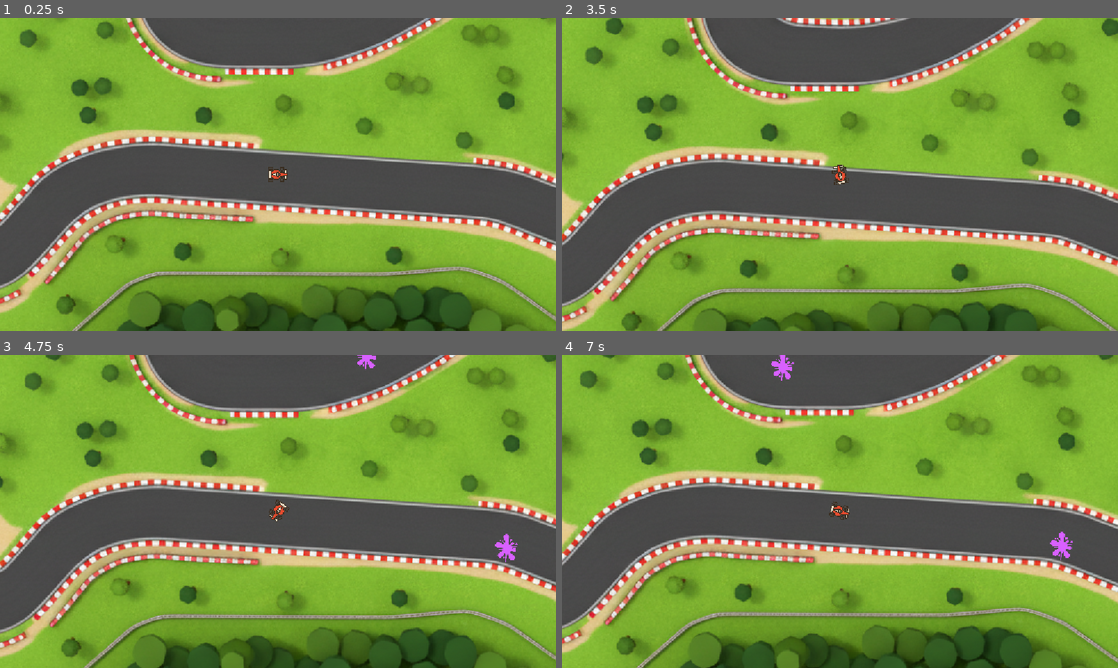
Above: before the commit, frames 1-4 (two rows, left to right).
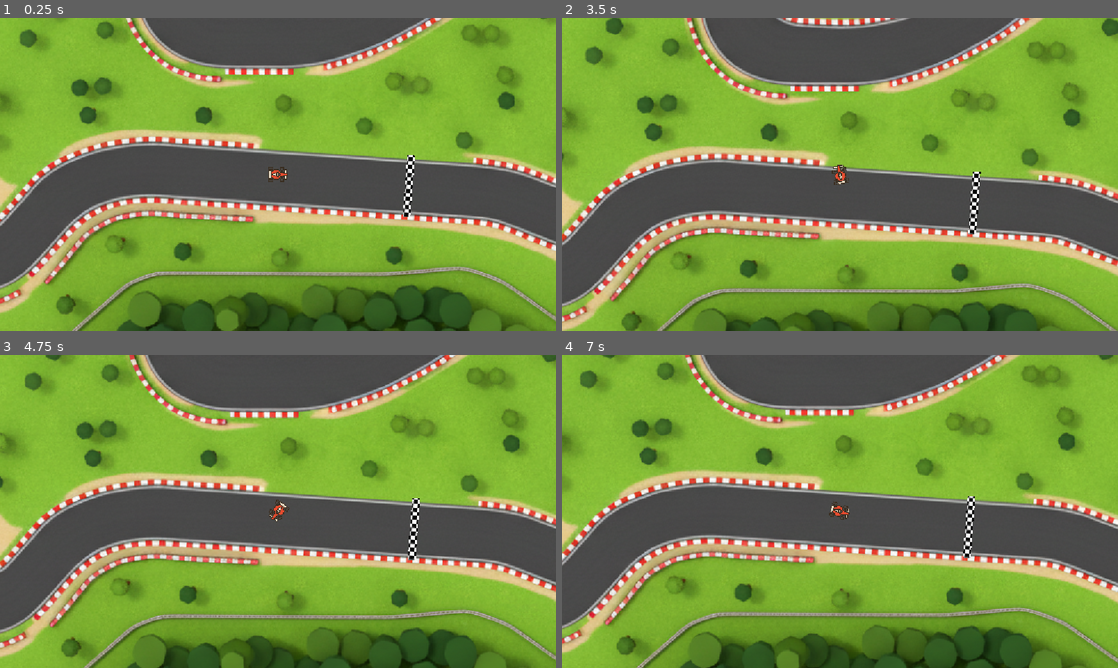
Above: after the commit, the same moments.

Repository: Pascal-Casier/godot-super-sprint-starter-main
Game: Godot game, scene res://Scenes/Track/Track.tscn
Same seed, same stepped clock (60 frames per second), same inputs: the game is played once before the commit and once after it.
Inputs:
- Up to frame 1 (0.25 s): no input
- Up to frame 2 (3.5 s): tap Enter at 0.5, 2 s; hold Right (ui_right) 0.53-1.28 s; tap Space at 1.25, 2.75 s; hold Left (ui_left) 1.28-2.03 s; hold Right (ui_right) 2.03-2.78 s; hold Up (ui_up) from 2.78 s (still down)
- Up to frame 3 (4.75 s): release Up (ui_up) at 3.53 s; hold Left (ui_left) from 3.53 s (still down)
- Up to frame 4 (7 s): tap Enter at 5.75 s; release Left (ui_left) at 5.78 s; hold Right (ui_right) 5.78-6.53 s; tap Space at 6.5 s; hold Up (ui_up) from 6.53 s (still down)

The runs differ from the first frame. In frame 1, 0.3% of the frame differs, in the area x 72-75%, y 43-64%; in frame 2, 0.3%; in frame 3, 0.5%; in frame 4, 0.6%, in the area x 37-92%, y 0-66%.

Commit message:
fin video 6

Diff:
--- a/Scenes/Car/Car.gd
+++ b/Scenes/Car/Car.gd
@@ -22,10 +22,15 @@
 var _slip_tween : Tween
 var _bounce_target : Vector2 = Vector2.ZERO
 var _state : CarState = CarState.DRIVING
+var _verifications_count : int = 0
+var _verifications_passed : Array[int] = []
 
 func _ready() -> void:
 	pass # Replace with function body.
 
+func setup(vc : int) -> void:
+	_verifications_count = vc
+	pass
 # Called every frame. 'delta' is the elapsed time since the previous frame.
 func _process(_delta: float) -> void:
 	_throttle = Input.get_action_strength("ui_up")
@@ -126,3 +131,12 @@
 	if _state == CarState.BOUNCING: return
 	change_state(CarState.SLIPPING)
 #endregion
+
+func lap_completed() -> void:
+	if _verifications_count == _verifications_passed.size():
+		print ("lap completed")
+		_verifications_passed.clear()
+
+func hit_verification(verification_id : int) -> void:
+	if verification_id not in _verifications_passed:
+		_verifications_passed.append(verification_id)
--- a/Scenes/Track/Track.gd
+++ b/Scenes/Track/Track.gd
@@ -3,11 +3,16 @@
 class_name Track
 
 @onready var track_path: Path2D = $TrackPath
+@onready var verifications_holder: Node = $VerificationsHolder
+@onready var cars_holder: Node = $CarsHolder
 
 var _track_curve : Curve2D
 
 func _ready() -> void:
 	_track_curve = track_path.curve
+	for car in cars_holder.get_children():
+		if car is Car:
+			car.setup(verifications_holder.get_children().size())
 
 func get_direction_to_path(from_pos : Vector2) -> Vector2:
 	var closest_offset : float = _track_curve.get_closest_offset(from_pos)
@@ -17,3 +22,8 @@
 func _on_track_collision_area_entered(area: Area2D) -> void:
 	if area is Car :
 		area.hit_boundary(get_direction_to_path(area.position))
+
+
+func _on_start_line_area_entered(area: Area2D) -> void:
+	if area is Car:
+		area.lap_completed()
--- a/Scenes/Track/Track.tscn
+++ b/Scenes/Track/Track.tscn
@@ -1,16 +1,21 @@
-[gd_scene load_steps=7 format=3 uid="uid://gqdstw6n42rk"]
+[gd_scene load_steps=10 format=3 uid="uid://gqdstw6n42rk"]
 
 [ext_resource type="Script" uid="uid://e256etg8nsqi" path="res://Scenes/Track/Track.gd" id="1_0do6f"]
 [ext_resource type="Texture2D" uid="uid://2msta3ane5h5" path="res://Assets/Images/WaterBg.png" id="1_okhpi"]
 [ext_resource type="Texture2D" uid="uid://xvjcmagfi6d2" path="res://Assets/Images/track-craft-professional-1766859469981.png" id="2_0ld5s"]
 [ext_resource type="PackedScene" uid="uid://cg1mlwxhlujj2" path="res://Scenes/Car/Car.tscn" id="3_0ld5s"]
 [ext_resource type="PackedScene" uid="uid://1olejsy54lgw" path="res://Scenes/OilDropper/OilDropper.tscn" id="5_vfgym"]
+[ext_resource type="Texture2D" uid="uid://dec3bup5l0rha" path="res://Assets/Images/FinishLine.png" id="6_wtm8k"]
+[ext_resource type="PackedScene" uid="uid://34fniyu6cog" path="res://Scenes/VerificationVerification/Verification.tscn" id="7_6d5m8"]
 
 [sub_resource type="Curve2D" id="Curve2D_0do6f"]
 _data = {
 "points": PackedVector2Array(-140.8, -23.1, 178.20001, 52.800003, 1110, 547, -72.6, 59.4, 72.6, -59.4, 1555, 645, -8.05 …(489 unchanged characters)…
 }
 point_count = 14
+
+[sub_resource type="RectangleShape2D" id="RectangleShape2D_6d5m8"]
+size = Vector2(128.69244, 20)
 
 [node name="Track" type="Node"]
 script = ExtResource("1_0do6f")
@@ -24,12 +29,6 @@
 position = Vector2(732, 209)
 scale = Vector2(2, 2)
 texture = ExtResource("2_0ld5s")
-
-[node name="Car" parent="." instance=ExtResource("3_0ld5s")]
-position = Vector2(645, 501)
-collision_mask = 0
-max_speed = 400.0
-friction = 350.0
 
 [node name="TrackCollision" type="Area2D" parent="."]
 collision_layer = 0
@@ -50,15 +49,40 @@
 rotation = 0.28805545
 debug = false
 oil_container = NodePath("../../OilContainer")
-drop_time_var = Vector2(2, 5)
-
-[node name="OilDropper2" parent="TrackPath" node_paths=PackedStringArray("oil_container") instance=ExtResource("5_vfgym")]
-position = Vector2(1110, 547)
-rotation = 0.28805545
-debug = false
-oil_container = NodePath("../../OilContainer")
-drop_time_var = Vector2(2, 5)
+drop_time_var = Vector2(300, 500)
 
 [node name="OilContainer" type="Node" parent="."]
 
+[node name="StartLine" type="Area2D" parent="."]
+position = Vector2(915.99994, 525)
+rotation = -1.4950461
+collision_layer = 0
+
+[node name="Sprite2D" type="Sprite2D" parent="StartLine"]
+texture = ExtResource("6_wtm8k")
+
+[node name="CollisionShape2D" type="CollisionShape2D" parent="StartLine"]
+scale = Vector2(1.0000001, 1.0000001)
+shape = SubResource("RectangleShape2D_6d5m8")
+
+[node name="VerificationsHolder" type="Node" parent="."]
+
+[node name="Verification" parent="VerificationsHolder" instance=ExtResource("7_6d5m8")]
+position = Vector2(1624, 439)
+
+[node name="Verification2" parent="VerificationsHolder" instance=ExtResource("7_6d5m8")]
+position = Vector2(415, 42)
+
+[node name="Verification3" parent="VerificationsHolder" instance=ExtResource("7_6d5m8")]
+position = Vector2(-212, 164)
+
+[node name="CarsHolder" type="Node" parent="."]
+
+[node name="Car" parent="CarsHolder" instance=ExtResource("3_0ld5s")]
+position = Vector2(645, 501)
+collision_mask = 0
+max_speed = 400.0
+friction = 350.0
+
 [connection signal="area_entered" from="TrackCollision" to="." method="_on_track_collision_area_entered"]
+[connection signal="area_entered" from="StartLine" to="." method="_on_start_line_area_entered"]
--- /dev/null
+++ b/Scenes/VerificationVerification/Verification.gd
@@ -0,0 +1,7 @@
+extends Area2D
+
+
+
+func _on_area_entered(area: Area2D) -> void:
+	if area is Car:
+		area.hit_verification(get_instance_id())
--- /dev/null
+++ b/Scenes/VerificationVerification/Verification.tscn
@@ -0,0 +1,15 @@
+[gd_scene load_steps=3 format=3 uid="uid://34fniyu6cog"]
+
+[ext_resource type="Script" uid="uid://gq6hf7im1url" path="res://Scenes/VerificationVerification/Verification.gd" id="1_6h5lr"]
+
+[sub_resource type="RectangleShape2D" id="RectangleShape2D_4mnbd"]
+size = Vector2(160, 5)
+
+[node name="Verification" type="Area2D"]
+collision_layer = 0
+script = ExtResource("1_6h5lr")
+
+[node name="CollisionShape2D" type="CollisionShape2D" parent="."]
+shape = SubResource("RectangleShape2D_4mnbd")
+
+[connection signal="area_entered" from="." to="." method="_on_area_entered"]
Not shown, added: Scenes/VerificationVerification/Verification.gd.uid
